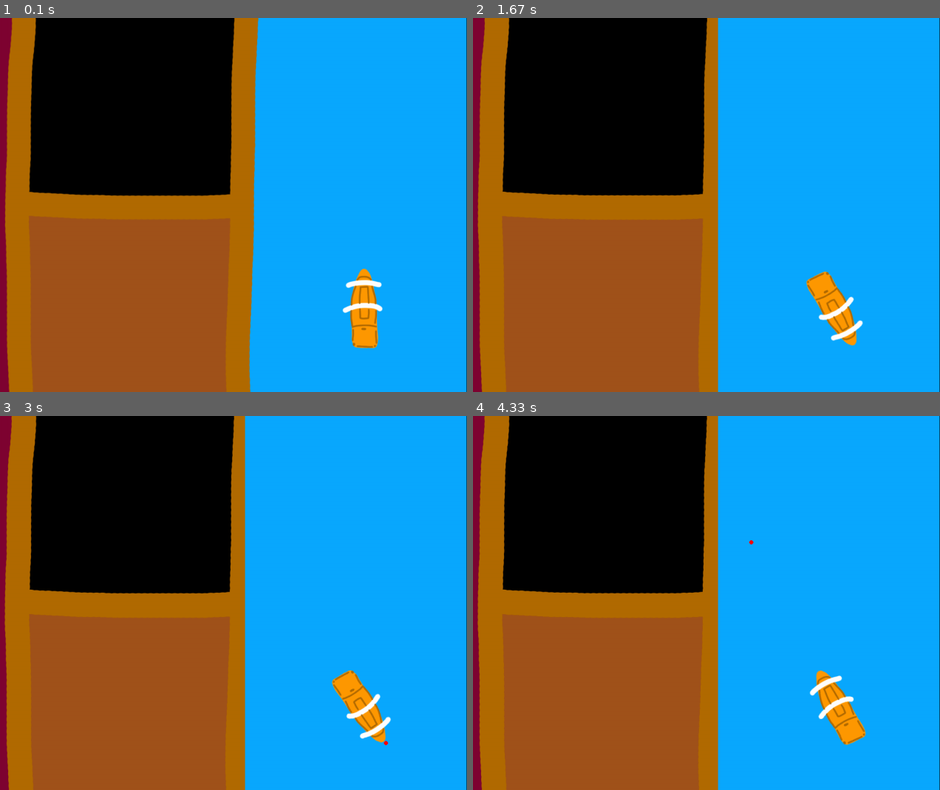
Above: before the commit, frames 1-4 (two rows, left to right).
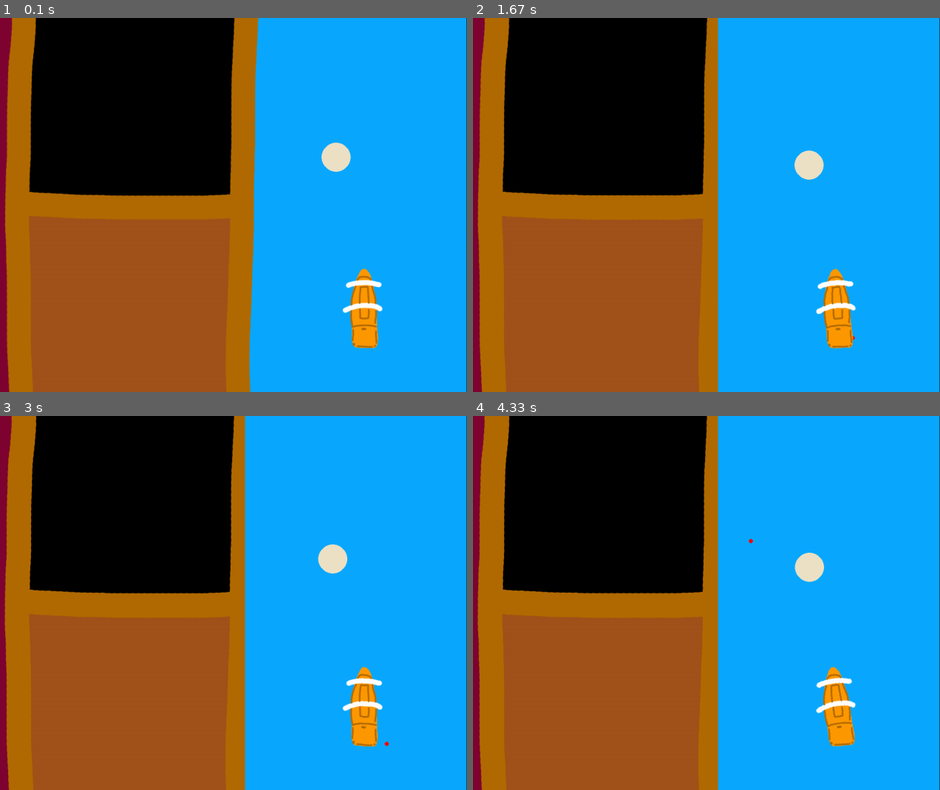
Above: after the commit, the same moments.

Repository: coffeemakingtoaster/Pyrates-pygame30
Game: pygame game, started from src/game_ui.py
The game is run twice, just before and just after one commit, with the same random seed, the same clock (stepped at 60 frames per second) and the same inputs.
Inputs (mouse positions are in pixels of both pictures, inside the frame that each line leads up to):
- Up to frame 1 (0.1 s): no input
- Up to frame 2 (1.67 s): click (823, 193) at 0.38 s; click (827, 205) at 0.72 s; click (851, 335) at 1.55 s
- Up to frame 3 (3 s): click (354, 603) at 2.38 s; click (387, 745) at 2.72 s
- Up to frame 4 (4.33 s): click (739, 573) at 3.05 s; click (781, 569) at 3.38 s; click (813, 595) at 3.72 s; click (748, 535) at 4.05 s

The runs differ from the first frame. In frame 1, 0.4% of the frame differs, in the area x 68-76%, y 33-42%; in frame 2, 1.7%; in frame 3, 1.8%, in the area x 68-84%, y 34-89%; in frame 4, 1.5%.

Commit message:
Sicherheitspush

Diff:
--- a/src/game_ui.py
+++ b/src/game_ui.py
@@ -57,7 +57,11 @@
     dot_map_x = 0
     dot_map_y = 0
     hitradius = 50
+    currentangle = 0
+    island_demo_x = 1250
+    island_demo_y = 300
 
+    pygame.draw.ellipse(screen, (237, 226, 197), pygame.Rect(island_demo_x, island_demo_y, 70, 70))
     while running:
         for event in pygame.event.get():
             #Quit
@@ -73,7 +77,15 @@
                 dot_map_y = 900-mouse_y+ship_map_y-200
                 angle = (180 / math.pi) * -math.atan2((mouse_y - 700 ),(mouse_x - 1350))
                 pygame.draw.rect(screen, (10, 169, 255), ship_movement_UI)
-                screen.blit(rotate_image(ship,angle-90), (1250, 600))
+
+                if currentangle < angle-90:
+                    currentangle += 0.01
+                if currentangle > angle-90:
+                    currentangle -= 0.01
+                screen.blit(rotate_image(ship, -currentangle), (1250, 600))
+
+
+                #screen.blit(rotate_image(ship,angle-90), (1250, 600))
                 screen.blit(overlay, (0, 0))
                 pygame.draw.ellipse(screen, (255,0,0), pygame.Rect(mouse_x,mouse_y,10,10))
                 dotexists = True
@@ -84,14 +96,29 @@
 
 
 
+
+
+
         if dotexists and (ship_map_x-dot_map_x < -hitradius or ship_map_x-dot_map_x > hitradius or ship_map_y-dot_map_y > hitradius or ship_map_y-dot_map_y < -hitradius):
-            initx -= x_speed*0.5
-            inity += y_speed*0.5
+            initx -= x_speed*0.3
+            inity += y_speed*0.3
             pygame.draw.rect(screen, (10, 169, 255), ship_movement_UI)
             pygame.draw.ellipse(screen, (255, 0, 0), pygame.Rect(initx, inity, 10, 10))
-            screen.blit(rotate_image(ship, angle - 90), (1250, 600))
-            ship_map_x += x_speed*0.5
-            ship_map_y += y_speed*0.5
+
+            island_demo_x -= x_speed*0.3
+            island_demo_y += y_speed*0.3
+            pygame.draw.ellipse(screen, (237, 226, 197), pygame.Rect(island_demo_x, island_demo_y, 70, 70))
+
+            ship_map_x += x_speed * 0.3
+            ship_map_y += y_speed * 0.3
+            if currentangle < angle - 90:
+                currentangle += 0.1
+            if currentangle > angle - 90:
+                currentangle -= 0.1
+            screen.blit(rotate_image(ship, +currentangle), (1250, 600))
+
+
+
 
 
 
